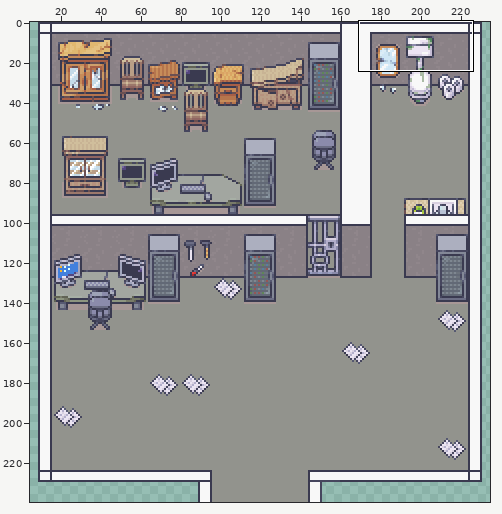
Sprite sheet, stored at src/assets/basement.png. The picture above shows the old version from afar; the outline marks the close-up.
Close-up. First the earlier version:
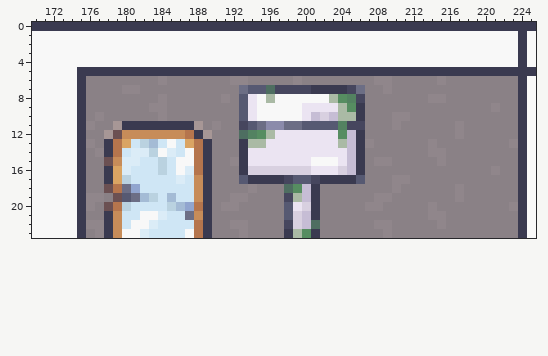
The file is 480x480 pixels, drawn in blocks of 2x2; one block is one cell here. Colours within 5 levels of each other are drawn and written as one. Shown: x 170..225, y 0..23. The wide view leaves out empty margins. The commit also changed other parts of the picture, which this record leaves out.
Once edited:
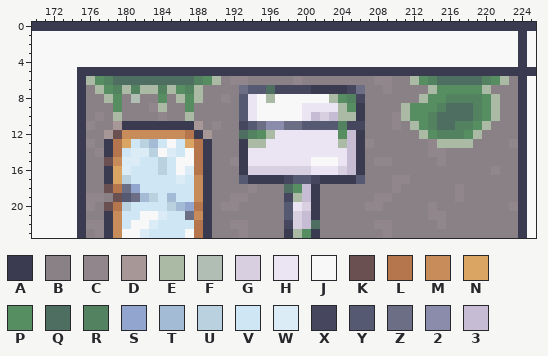
Palette (. is transparent): A #3a3a50  B #8a8186  C #90868b  D #a79796  E #aabaa5  F #b1beb3  G #d8d0e0  H #ebe4f2  J #f8f8f8  K #6b5052  L #b5754d  M #c78c59  N #daa463  P #568d61  Q #4e6e61  R #538261  S #91a5cf  T #a4bbd5  U #bad2e0  V #cfe6f5  W #dbecf7  X #46465e  Y #565972  Z #6c6e85  2 #8b8bab  3 #c6bdd5
Changes in this commit:
Colour E replaces colour B in row 6 at x 176, 190, 212 and 222; in row 7 at x 177, 182 to 183, 185, 188, 214 and 220; in row 8 at x 178, 186, 188, 213 and 221; in row 9 at x 211; in row 10 at x 179, 187 and 221; in row 11 at x 212 and 220.
Colour E replaces colour B in row 12 at x 213 and 219; in row 13 at x 215 to 218.
Colour E replaces colour C in row 7 at x 180; in row 9 at x 184 and 221; in row 10 at x 211.
Colour F replaces colour B in row 8 at x 181.
Colour P replaces colour B in row 6 at x 177, 189, 213 and 221; in row 7 at x 178, 186 and 215 to 219; in row 8 at x 179, 187 and 220; in row 9 at x 179, 187, 212 to 214 and 220; in row 10 at x 212 to 213 and 220; in row 11 at x 213 and 219.
Colour P replaces colour B in row 12 at x 214 and 218.
Colour P replaces colour C in row 8 at x 184 and 214 to 215.
Colour Q replaces colour B in row 6 at x 179 to 183, 185 to 187 and 216 to 219; in row 9 at x 216 to 218; in row 10 at x 215 to 218; in row 11 at x 215 to 216.
Colour Q replaces colour C in row 6 at x 184 and 215.
Colour R replaces colour B in row 6 at x 178, 188, 214 and 220; in row 7 at x 179, 184 and 187; in row 8 at x 216 to 219; in row 9 at x 215 and 219; in row 10 at x 214 and 219; in row 11 at x 214 and 218.
Colour R replaces colour B in row 12 at x 215 to 216.
Colour R replaces colour C in row 7 at x 181; in rows 11 to 12 at x 217.
Boxes around the changes in both close-ups, in picture pixels (x1, y1, x2, y2):
changed: (86, 76, 221, 121)
changed: (401, 76, 509, 148)
